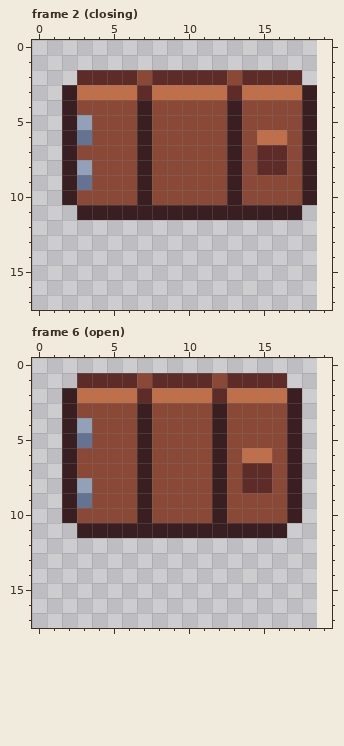
One commit to this pixel-art file: BurningKnight/Content/Animations/side_door.ase. The picture above is the old version.
19x18 pixels, 6 frames. Shown: frame 2 (closing), frame 6 (open). The old version is drawn lined up with the new one, on the new canvas. The commit also changed other frames, which this record leaves out.
After the commit:
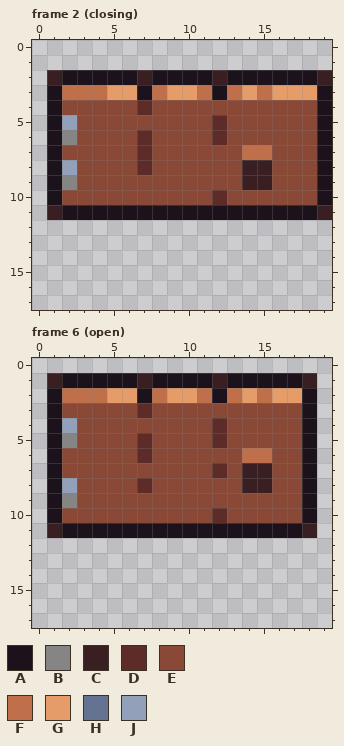
Palette (. is transparent): A #1c121c  B #858585  C #391f21  D #5d2c28  E #8a4836  F #bf6f4a  G #e69c69  H #657392  J #92a1b9
The exact change:
canvas 19x18 -> 20x18
Changed rows in their new state; - is an unchanged pixel.
Frame 2 (closing):
first column x 1:
 2 CAAAAACAAAACAAAAAAC
 3 AF--GGA-GG-AFG-GGGA
 4 AE----D-----E----EA
 5 AJE---E----DE----EA
 6 ABE---D----DE-EE-EA
 7 AE----D-----EFFE-EA
 8 AJE---D-----ECCE-EA
 9 ABE---E-----ECC--EA
10 AE----E----DE----EA
11 CAAAAAAAAAAAAAAAAAC
Frame 6 (open):
first column x 1:
 1 CAAAAACAAAACAAAAAC
 2 AF--GGA-GG-A-G-GGA
 3 AE----D----E----EA
 4 AJE---E----D----EA
 5 ABE---D----D----EA
 6 AE----D----E----EA
 7 AE----E----D-CC-EA
 8 AJE---D----E-CC-EA
 9 ABE---E----E----EA
10 AE----E----D----EA
11 CAAAAAAAAAAAAAAAAC
